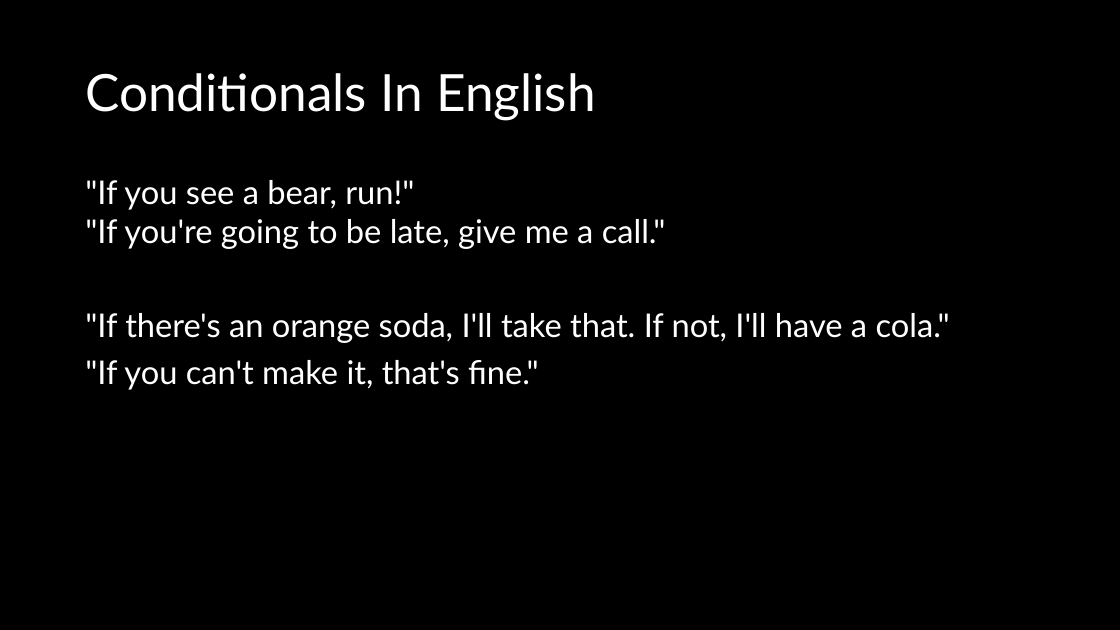
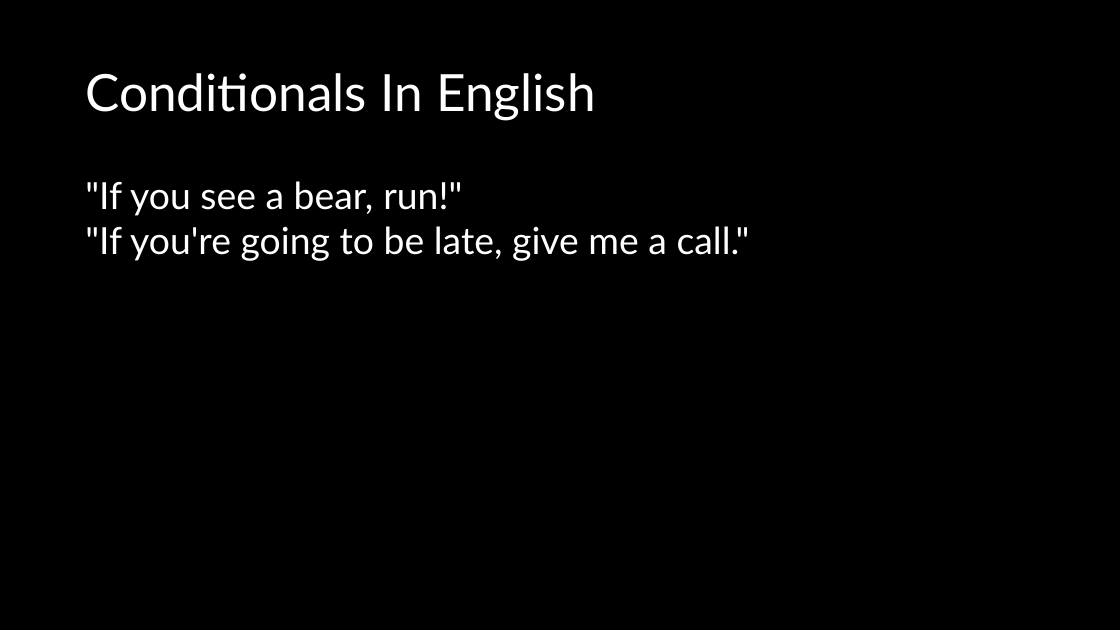
Before and after one commit to crhallberg/IMM120, a slide deck: slide 15 of Presentations/Sept 11 - Class 2.pptx. Drawn at 1120x630 pixels with LibreOffice and Linux fonts; fonts in the diff are those of the drawing. Boxes give left, top, right and bottom in pixels: in the first picture for what was removed or moved away, otherwise in the second. Text is boxed around its words. In the diff, an @@ line names an element or a change of style, - is before the commit and + after.

```diff
--- a/Presentations/Sept 11 - Class 2.pptx
+++ b/Presentations/Sept 11 - Class 2.pptx
@@ text ""If you see a bear, ..." at box(85, 181, 750, 261): size 28 to 32 pt @@
@@ text at box(85, 313, 950, 390): paragraphs removed @@
-"If there's an orange soda, I'll take that. If not, I'll have a cola."
-"If you can't make it, that's fine."
```
Also in this commit, not shown: 1 other slide changed, 3 slides added.
